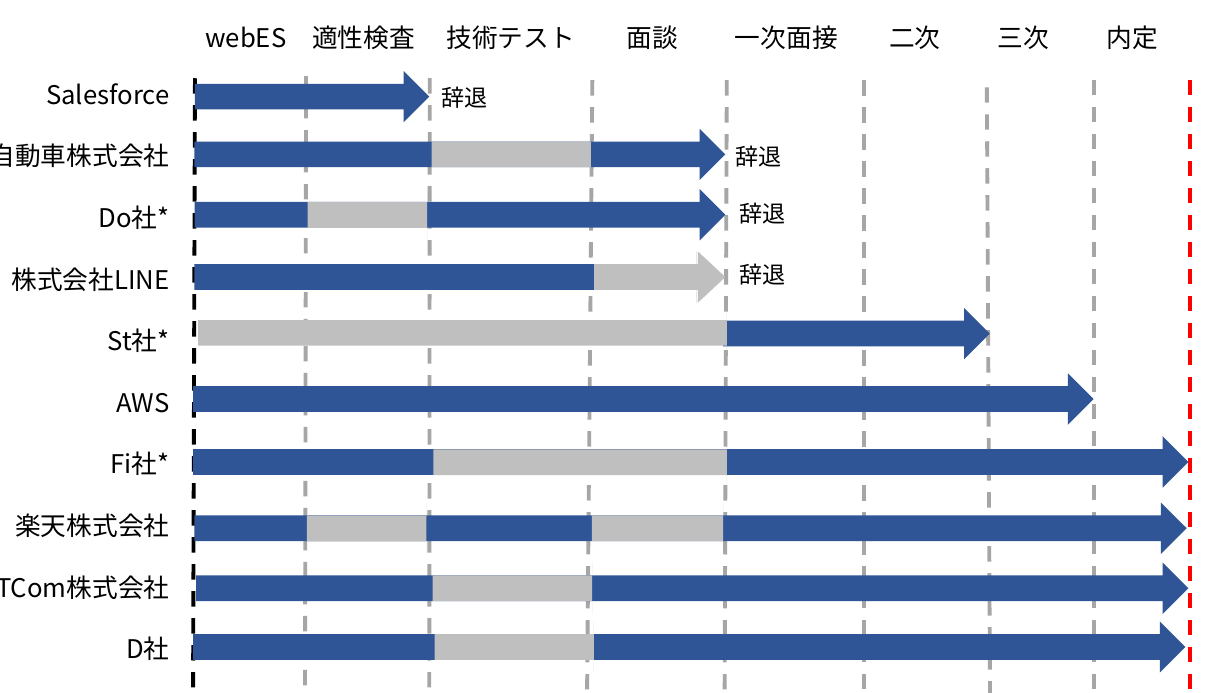
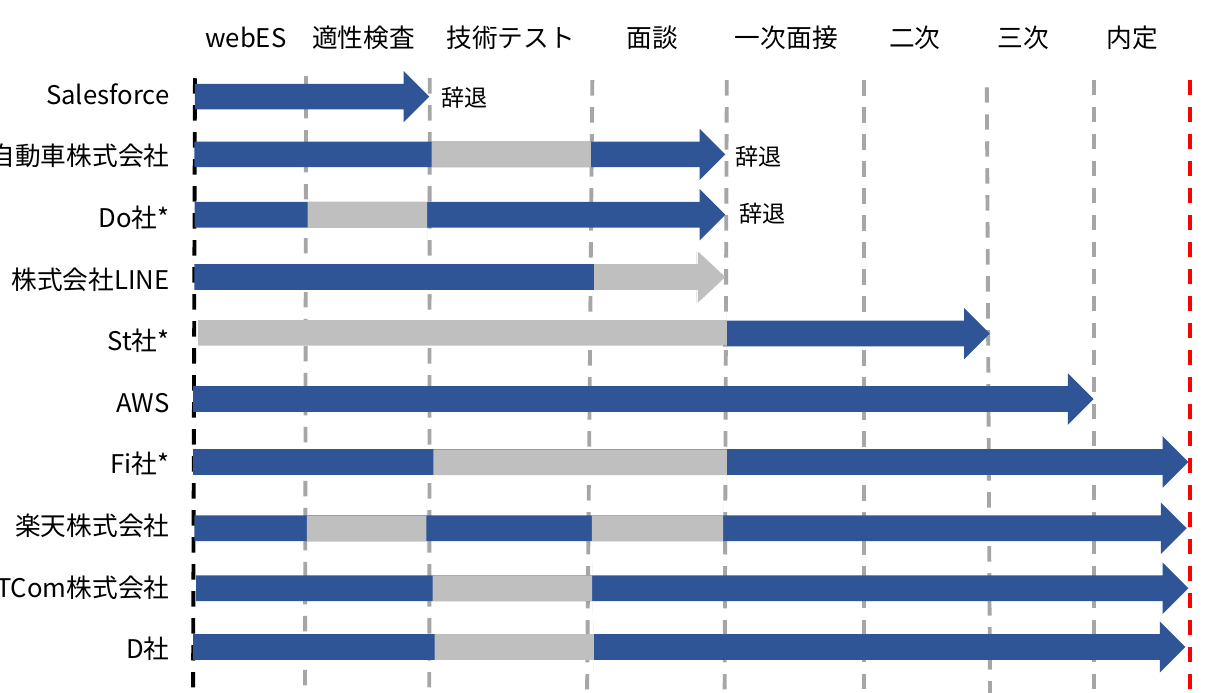
Before and after one commit to himitu23/blog_article, a slide deck: slide 4 of 20180718_就活まとめ/プレゼンテーション1.pptx. Drawn at 1232x693 pixels with LibreOffice and Linux fonts; fonts in the diff are those of the drawing. Boxes give left, top, right and bottom in pixels: in the first picture for what was removed or moved away, otherwise in the second. Text is boxed around its words. In the diff, an @@ line names an element or a change of style, - is before the commit and + after.

```diff
--- a/20180718_就活まとめ/プレゼンテーション1.pptx
+++ b/20180718_就活まとめ/プレゼンテーション1.pptx
@@ text removed at bbox=[739, 263, 785, 285] @@
-辞退
```
Also in this commit, not shown: 2 other files.
